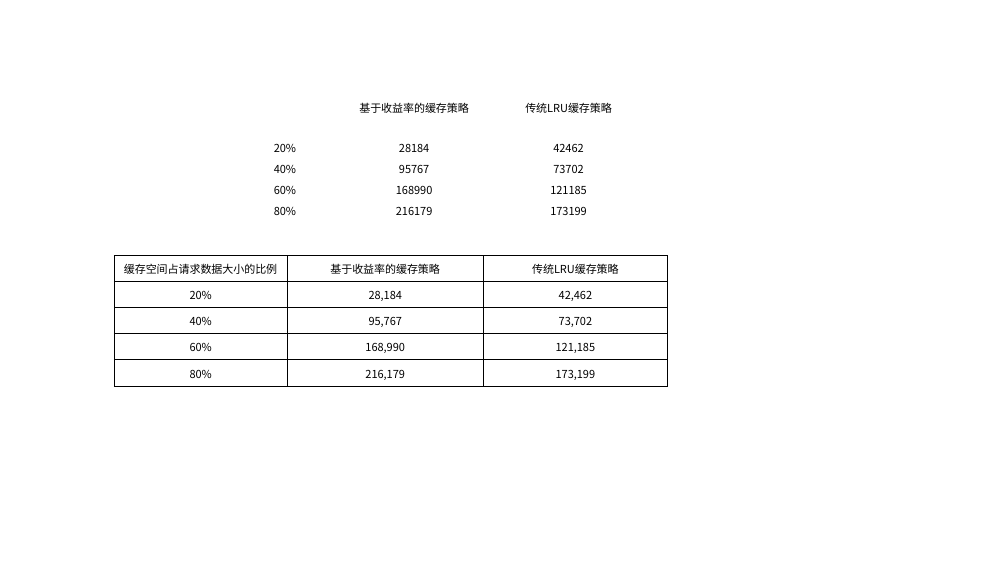
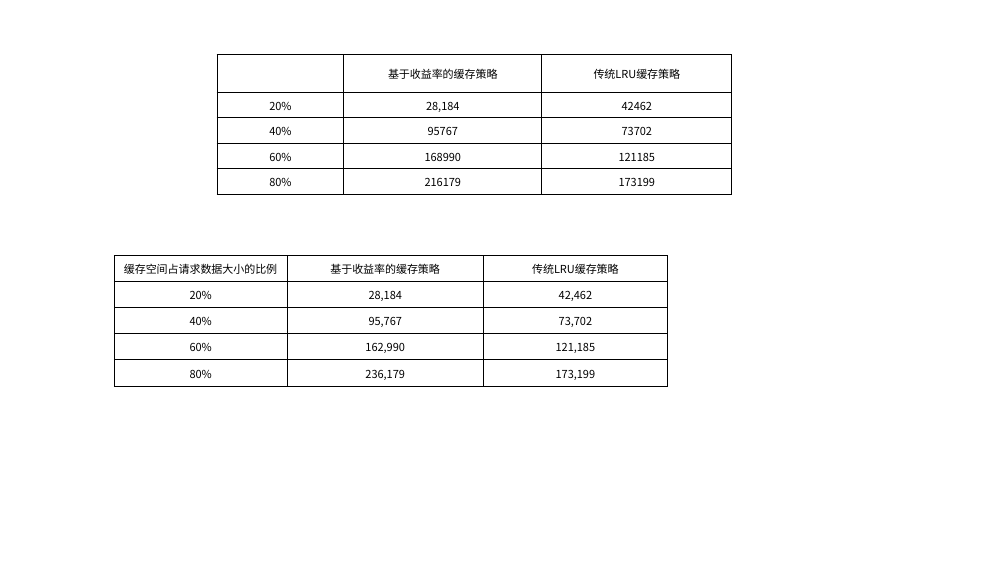
Before and after one commit to yayadi23/BIM, a slide deck: slide 59 of 毕业论文资料/毕业论文图 [自动保存的].pptx (slide 57 before the commit). Drawn at 1008x567 pixels with LibreOffice and Linux fonts; fonts in the diff are those of the drawing. Boxes give left, top, right and bottom in pixels: in the first picture for what was removed or moved away, otherwise in the second. Text is boxed around its words. In the diff, an @@ line names an element or a change of style, - is before the commit and + after.

```diff
--- a/毕业论文资料/毕业论文图 [自动保存的].pptx
+++ b/毕业论文资料/毕业论文图 [自动保存的].pptx
@@ table at [217,54,732,194] @@
-row 2, column 2: 28184
+row 2, column 2: 28,184
@@ borders changed @@
@@ table: place and size @@
-table at [234,76,644,220]
+table at [217,54,732,194]
@@ table at [114,256,668,386] @@
-row 4, column 2: 168,990
+row 4, column 2: 162,990
-row 5, column 2: 216,179
+row 5, column 2: 236,179
```
Also in this commit, not shown: 2 other slides changed, 2 slides added, 8 other files.
